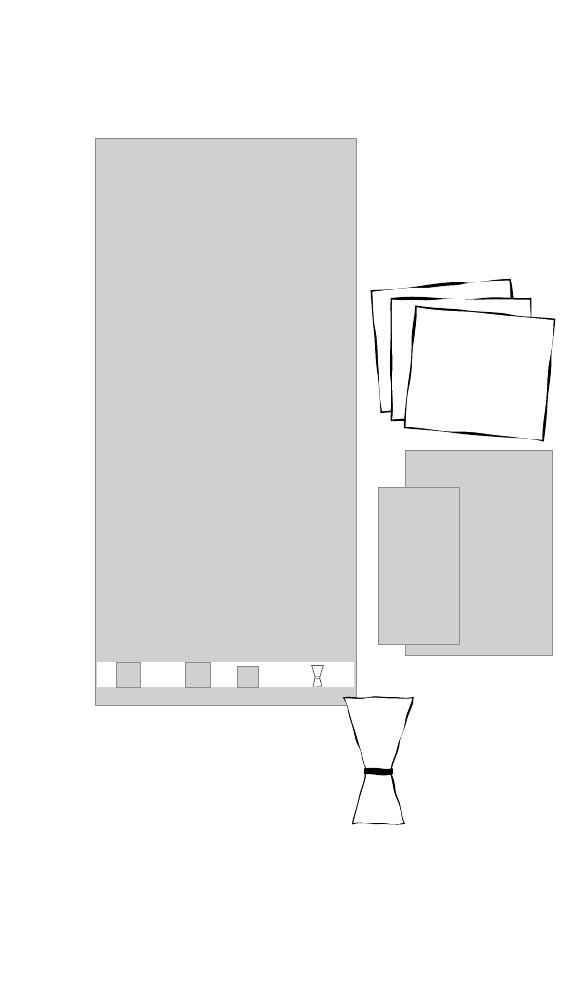
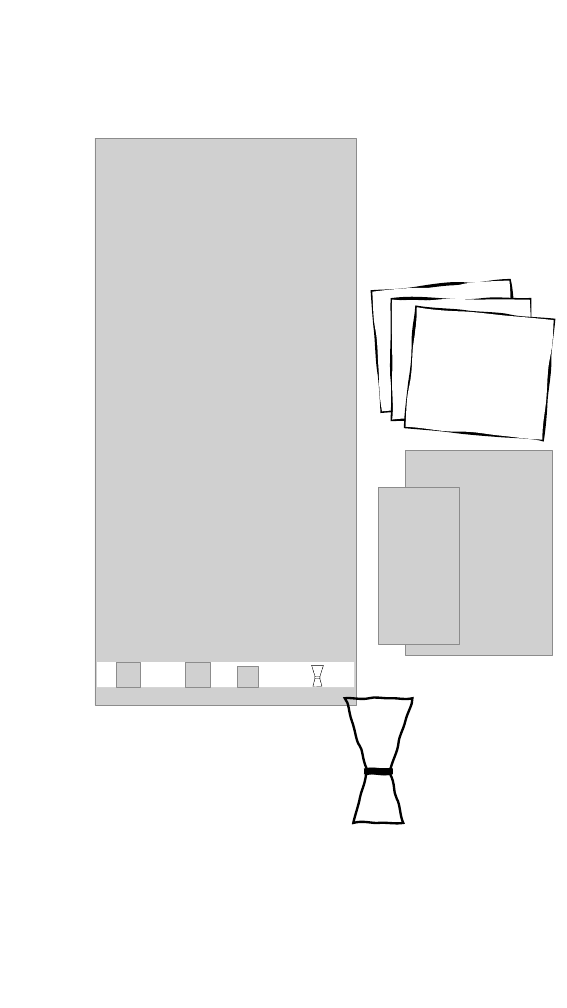
Before and after one commit to johntmayo/barkeep, a slide deck: slide 5 of icons/icon workspace.pptx. Drawn at 567x1008 pixels with LibreOffice and Linux fonts; fonts in the diff are those of the drawing; grey boxes stand for pictures; background and template pictures are left out. Boxes give left, top, right and bottom in pixels: in the first picture for what was removed or moved away, otherwise in the second. Text is boxed around its words. In the diff, an @@ line names an element or a change of style, - is before the commit and + after.

```diff
--- a/icons/icon workspace.pptx
+++ b/icons/icon workspace.pptx
@@ freeform shape at (x1=345, y1=699, x2=412, y2=770): fill #FFFFFF to none; outline redrawn @@
@@ freeform shape at (x1=353, y1=774, x2=403, y2=823): fill #FFFFFF to none; outline redrawn @@
```
Also in this commit, not shown: 33 other files.
